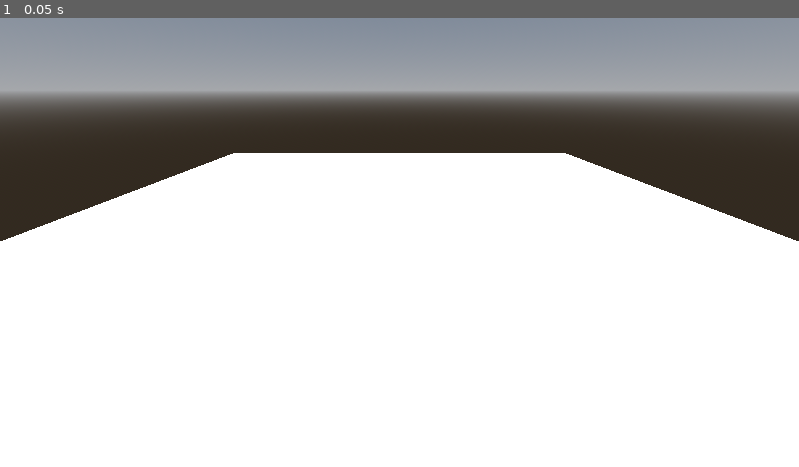
Above: before the commit, frame 1.
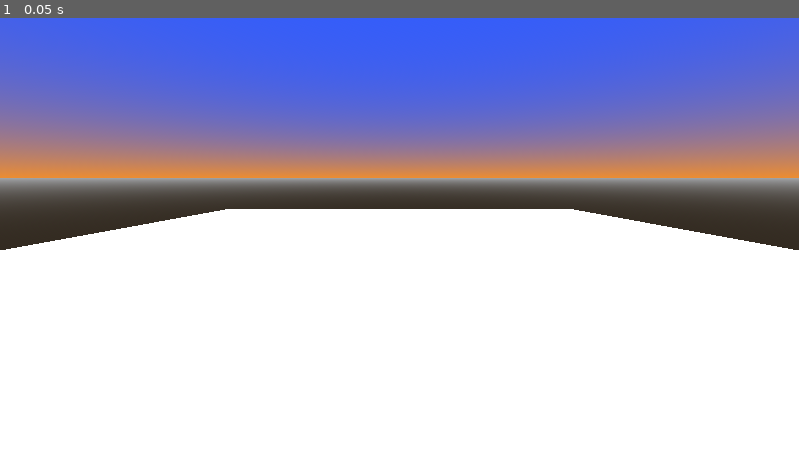
Above: after the commit, the same moment.

Repository: bsu-cs315/e3-evan.kiser
Game: Godot game, scene res://world/world.tscn
Two runs of this game, one before a commit and one after it. Both use one fixed random seed, a clock stepped at 60 frames per second and the inputs below. The project has no main scene, so this scene is started directly.
Inputs:
- Up to frame 1 (0.05 s): no input

The runs differ from the first frame. In frame 1, 44% of the frame differs, in the area x 0-100%, y 0-52%.

Commit message:
Update world
Gave the sky a color, change the placement of the camera, and increased the size of the ground

Diff:
--- a/project/world/world.tscn
+++ b/project/world/world.tscn
@@ -1,8 +1,9 @@
-[gd_scene load_steps=7 format=3 uid="uid://cr0l07aycl5lr"]
-
-[ext_resource type="ArrayMesh" uid="uid://c2g8fgo04dwpq" path="res://world/ground_grass.obj" id="1_8xb2q"]
+[gd_scene load_steps=6 format=3 uid="uid://cr0l07aycl5lr"]
 
 [sub_resource type="ProceduralSkyMaterial" id="ProceduralSkyMaterial_sfcev"]
+sky_top_color = Color(0.189017, 0.358445, 1, 1)
+sky_horizon_color = Color(0.924974, 0.550438, 0.197118, 1)
+sky_curve = 0.0923359
 
 [sub_resource type="Sky" id="Sky_cu47c"]
 sky_material = SubResource("ProceduralSkyMaterial_sfcev")
@@ -14,12 +15,12 @@
 [sub_resource type="PhysicsMaterial" id="PhysicsMaterial_p5kcx"]
 
 [sub_resource type="BoxShape3D" id="BoxShape3D_htuep"]
-size = Vector3(100, 1, 100)
+size = Vector3(200, 1, 200)
 
 [node name="World" type="Node3D"]
 
 [node name="Camera3D" type="Camera3D" parent="."]
-transform = Transform3D(1, 0, 0, 0, 0.887156, 0.46147, 0, -0.46147, 0.887156, 0, 16.3037, 41.3471)
+transform = Transform3D(1, 0, 0, 0, 0.976364, 0.216133, 0, -0.216133, 0.976364, 0, 17.3037, 71.3471)
 
 [node name="DirectionalLight3D" type="DirectionalLight3D" parent="."]
 transform = Transform3D(1, 0, 0, 0, 1.19209e-07, 1, 0, -1, 1.19209e-07, 0, 61, 0)
@@ -33,13 +34,10 @@
 [node name="StaticBody3D" type="StaticBody3D" parent="."]
 physics_material_override = SubResource("PhysicsMaterial_p5kcx")
 
+[node name="Ground" type="CSGBox3D" parent="StaticBody3D"]
+transform = Transform3D(1, 0, 0, 0, 1, 0, 0, 0, 1, 0, -1, 0)
+size = Vector3(200, 1, 200)
+
 [node name="CollisionShape3D" type="CollisionShape3D" parent="StaticBody3D"]
 transform = Transform3D(1, 0, 0, 0, 1, 0, 0, 0, 1, 0, -1, 0)
 shape = SubResource("BoxShape3D_htuep")
-
-[node name="Ground" type="CSGBox3D" parent="StaticBody3D"]
-transform = Transform3D(1, 0, 0, 0, 1, 0, 0, 0, 1, 0, -1, 0)
-size = Vector3(100, 1, 100)
-
-[node name="MeshInstance3D" type="MeshInstance3D" parent="StaticBody3D/Ground"]
-mesh = ExtResource("1_8xb2q")
